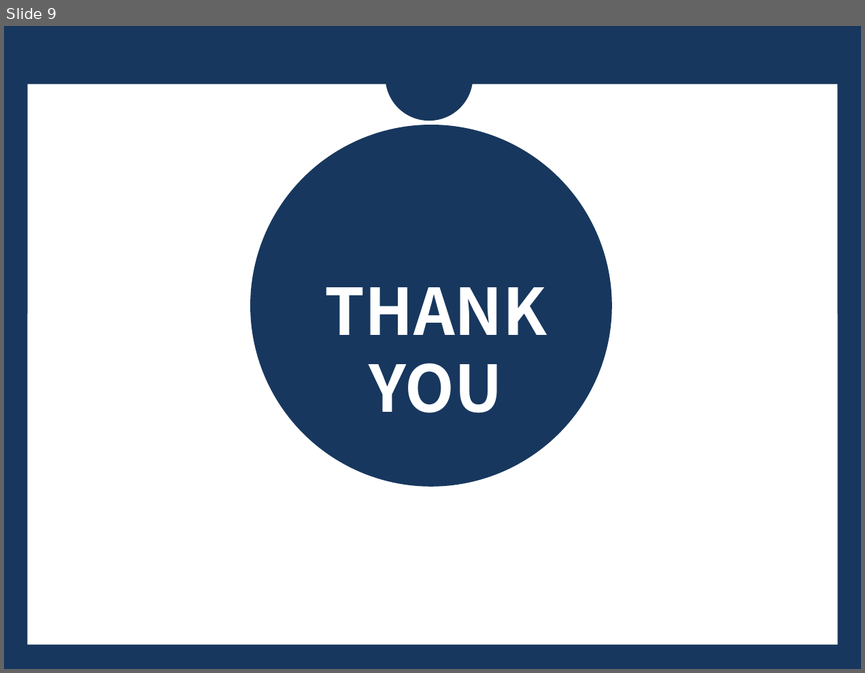
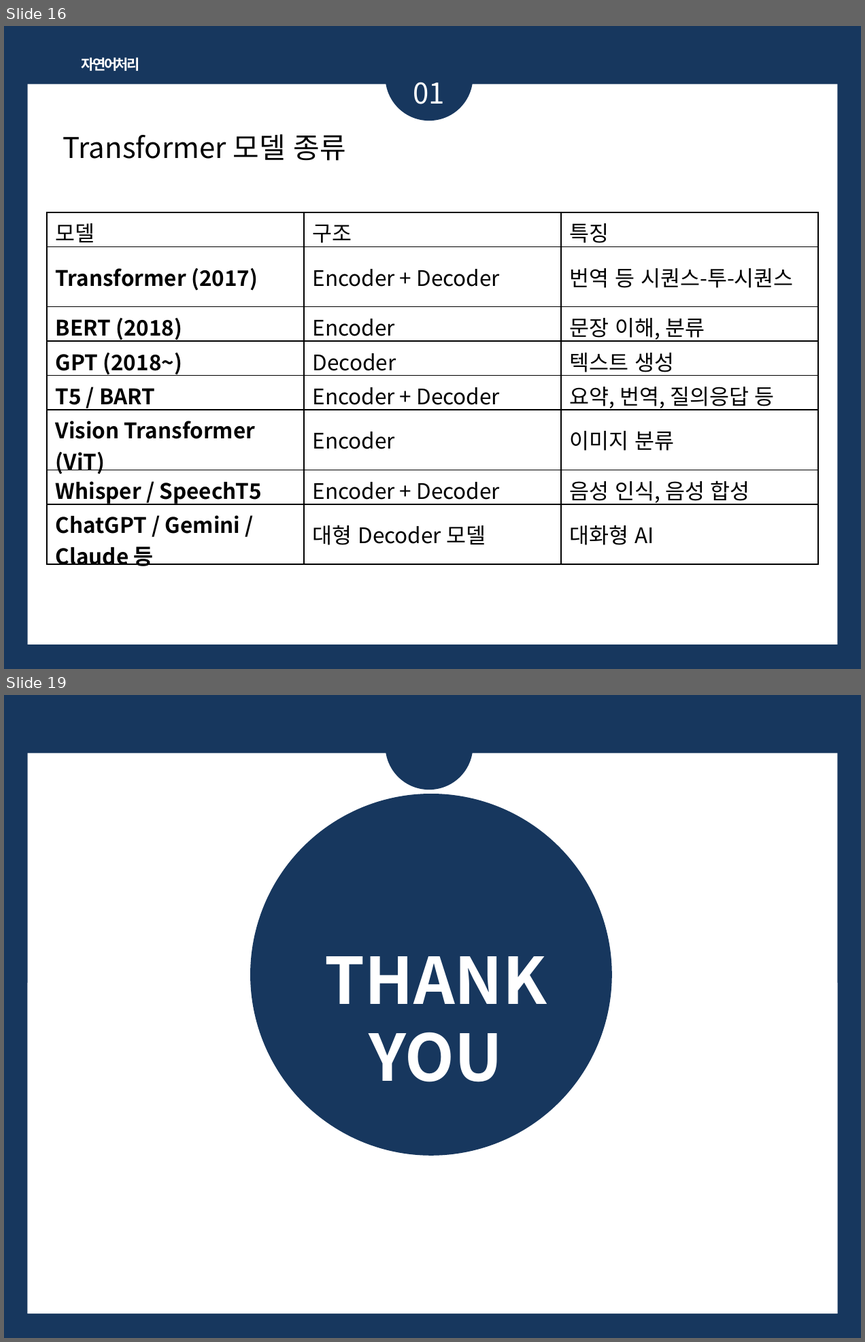
Before and after one commit to 1124apm/Multicam_2025, a slide deck: ppt/자연어_임베딩.pptx. Shown one above the other, each under a label of ours: slide 9 before the commit, slides 16 and 19 after it; the slides between them are not shown. The pictures are 865x673 and 865x1342 pixels, drawn with LibreOffice and Linux fonts; fonts in the diff are those of the drawing. Boxes give left, top, right and bottom in pixels: in the first picture for what was removed or moved away, otherwise in the second. Text is boxed around its words. In the diff, an @@ line names an element or a change of style, - is before the commit and + after.

```diff
--- a/ppt/자연어_임베딩.pptx
+++ b/ppt/자연어_임베딩.pptx
@@ slide 16 added at (4, 26, 861, 669), background #17375E; not listed: 1 template element that a slide beside it also shows @@
@@ ellipse added at (385, 33, 473, 121), fill #17375E @@
@@ text added at (82, 57, 140, 71), 12 pt, text #FFFFFF, bold @@
+자연어처리
@@ text added at (413, 82, 445, 104), 24 pt, text #FFFFFF @@
+01
@@ text added at (63, 134, 346, 161), 24 pt, text #000000 @@
+Transformer 모델 종류
@@ table added at (47, 212, 818, 569), 8 rows, 3 columns @@
+모델 | 구조 | 특징
+Transformer (2017) | Encoder + Decoder | 번역 등 시퀀스-투-시퀀스
+BERT (2018) | Encoder | 문장 이해, 분류
+GPT (2018~) | Decoder | 텍스트 생성
+T5 / BART | Encoder + Decoder | 요약, 번역, 질의응답 등
+Vision Transformer (ViT) | Encoder | 이미지 분류
+Whisper / SpeechT5 | Encoder + Decoder | 음성 인식, 음성 합성
+ChatGPT / Gemini / Claude 등 | 대형 Decoder 모델 | 대화형 AI
@@ what was slide 9 is now slide 19 @@
```
Also in this commit, not shown: 5 slides changed, 9 other slides added, 53 other files.
